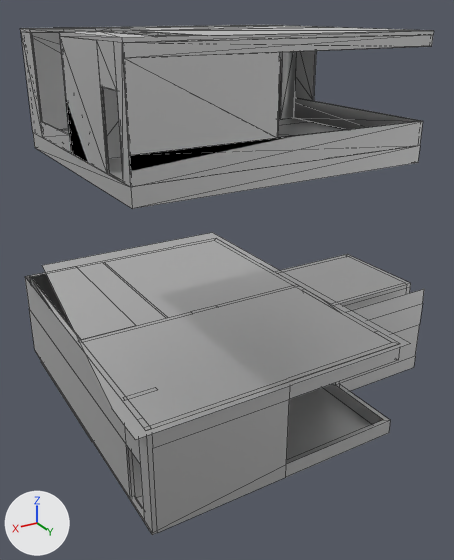
A saved change to the Blender file SourceAssets/Environments/Breach/Apartment_1.blend.
Camera for both pictures: a camera (50 mm lens) standing at (6.5, 18.4, 13.4) and looking at (-4.7, -0.2, 4.1). The axes (+X, +Y, +Z) are drawn at lower left. The lights are the same throughout. The older version comes first. Mesh edges are drawn as thin lines.

The first picture shows 'Apartment_1', 'Ref Apartment'.
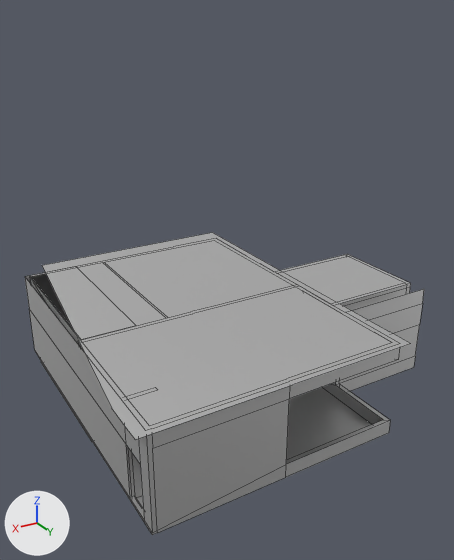
The change in detail:
me_demoapartment_mesh_001 is used by ob_apartment_1; location (0.0, 0.0, 0.0); scale (0.01, 0.01, 0.01).
me_demoapartment_mesh_001 had 239 vertices, 196 faces, 1 loose edge and spanned x -1202.0..165.0, y -744.0..577.0, z -100.0..321.0.
me_demoapartment_mesh_001 now has 237 vertices, 170 faces and spans x -1202.0..165.0, y -744.0..577.0, z -100.0..321.0.
Part 1, on me_demoapartment_mesh_001:
2 vertices are removed from x 125.0, y -245.0..538.0, z 318.0.
26 faces are deleted.
1 loose edge is deleted.
3 vertices in x -793.0..-342.0, y 538.0..555.0, z 255.0 move by (0.0, 0.0, 2.0).
1 vertex moves from x -342.0, y 538.0, z 262.0 to x -342.0, y 538.0, z 257.0.
Object 'Ref Apartment' (ob_ref_apartment) is deleted.

Boxes [x1, y1, x2, y2] around the edits, measured in the pictures (454 x 560 px; the box of a moved part takes in the faces that stretch with it):
'Ref Apartment', deleted: before [21, 25, 434, 209]
part 1 of me_demoapartment_mesh_001, moved or reshaped: before [31, 279, 399, 530]; after [152, 348, 399, 530]
